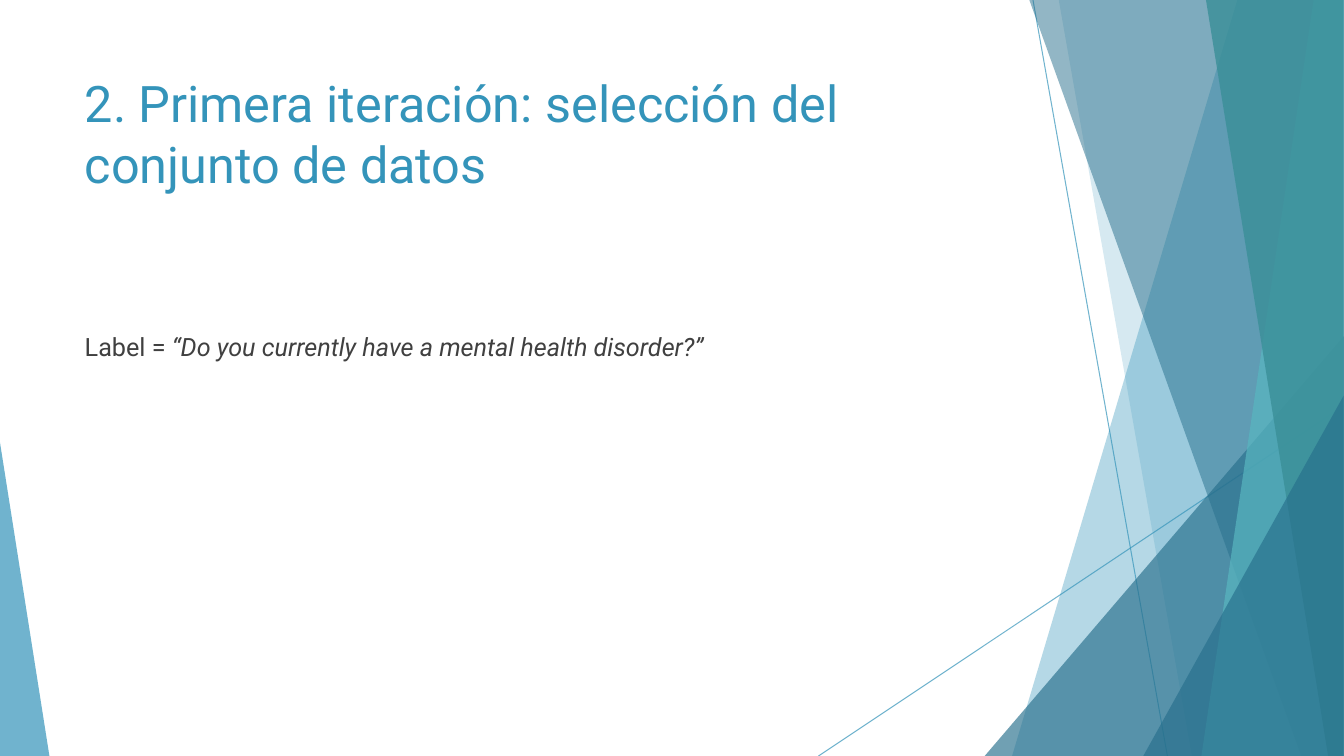
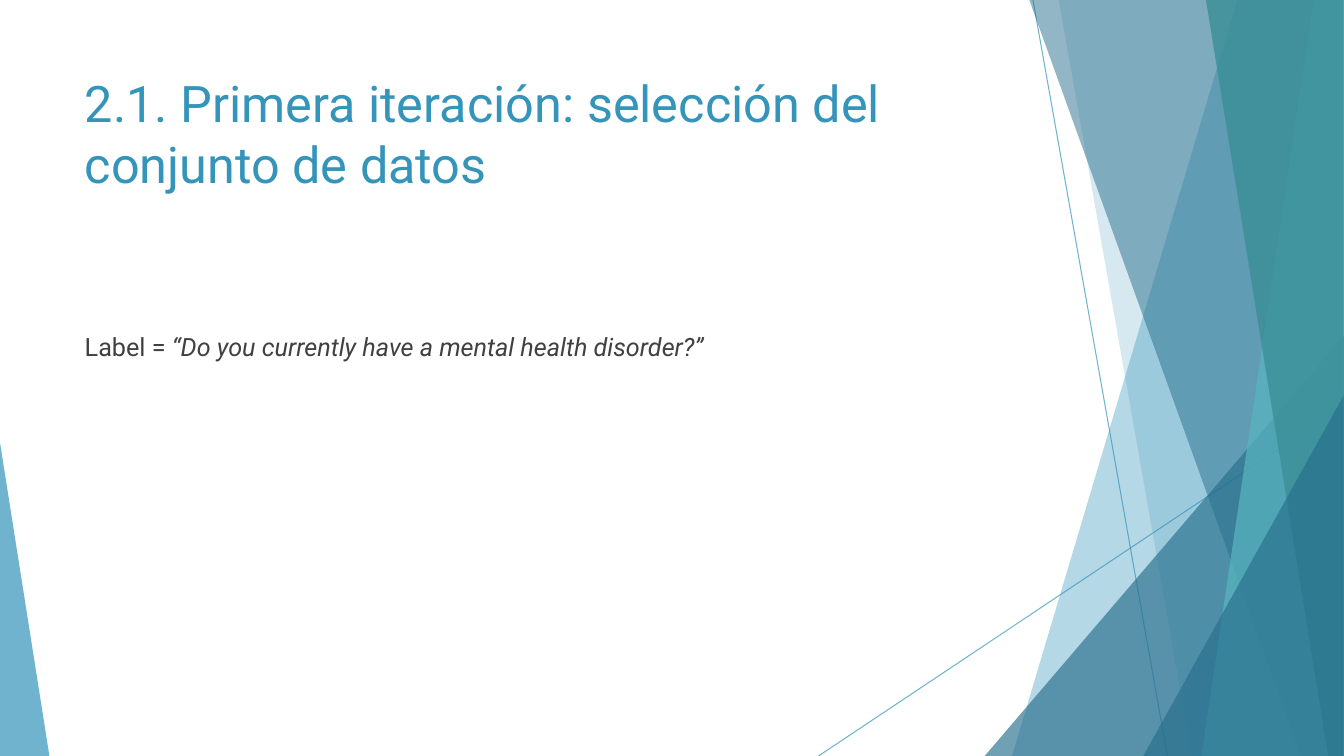
Before and after one commit to Geadalu/DataMiningHealth, a slide deck: slide 5 of Presentación DataMiningHealth.pptx. Drawn at 1344x756 pixels with LibreOffice and Linux fonts; fonts in the diff are those of the drawing. Boxes give left, top, right and bottom in pixels: in the first picture for what was removed or moved away, otherwise in the second. Text is boxed around its words. In the diff, an @@ line names an element or a change of style, - is before the commit and + after.

Commit message:
powerpoint and new ACM doc

```diff
--- a/Presentación DataMiningHealth.pptx
+++ b/Presentación DataMiningHealth.pptx
@@ title at bbox=[85, 84, 880, 194]: text changed @@
-2. Primera iteración: selección del conjunto de datos
+2.1. Primera iteración: selección del conjunto de datos
```
Also in this commit, not shown: 18 other slides changed, 24 slides added, 4 other files.
